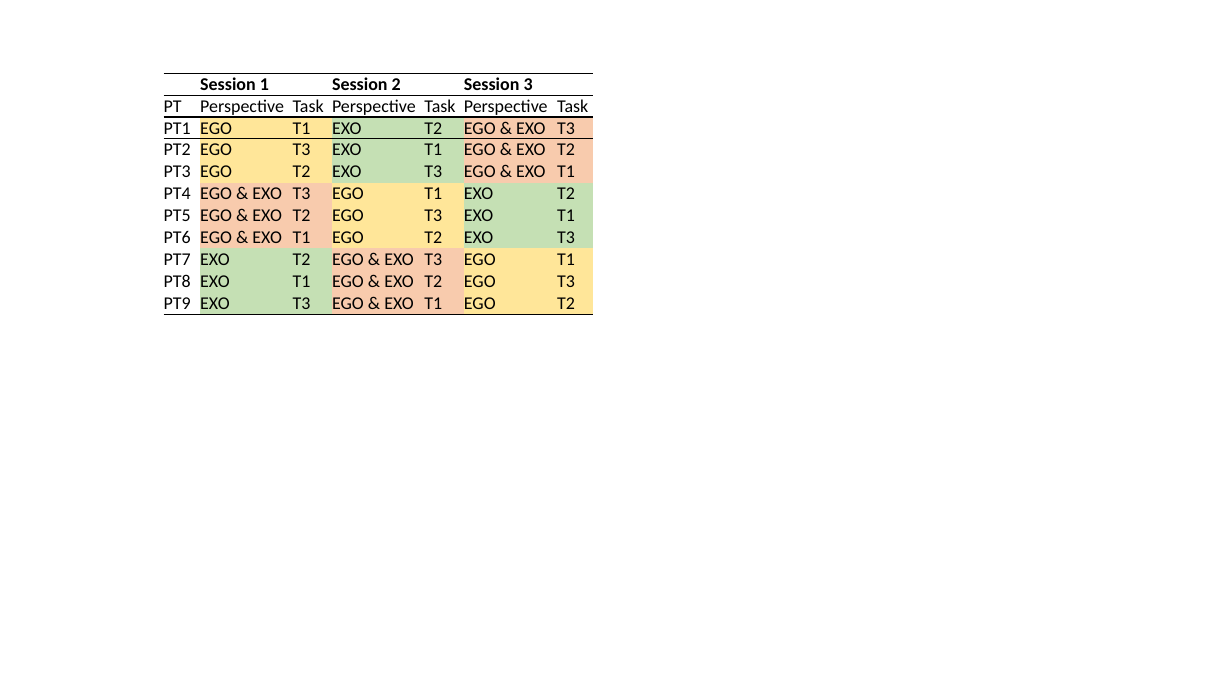
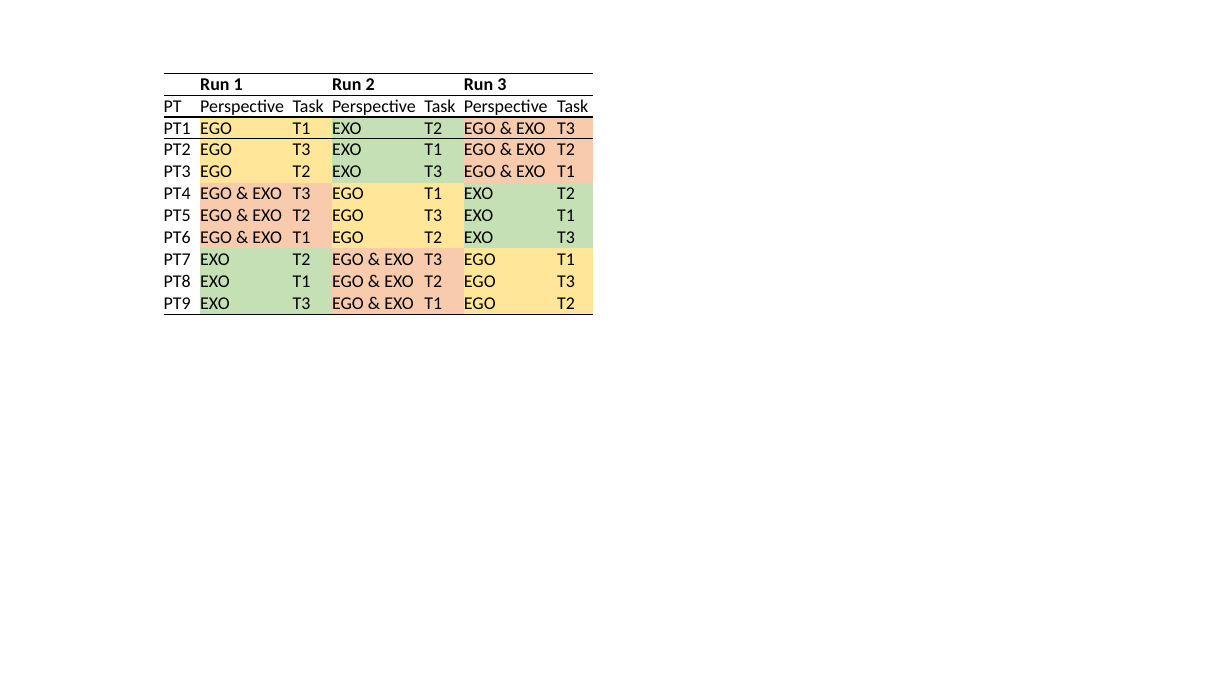
Before and after one commit to stefanfeyer/masters__thesis, a slide deck: slide 5 of figures/thesis_renderer.pptx. Drawn at 1232x693 pixels with LibreOffice and Linux fonts; fonts in the diff are those of the drawing. Boxes give left, top, right and bottom in pixels: in the first picture for what was removed or moved away, otherwise in the second. Text is boxed around its words. In the diff, an @@ line names an element or a change of style, - is before the commit and + after.

```diff
--- a/figures/thesis_renderer.pptx
+++ b/figures/thesis_renderer.pptx
@@ table at bbox=[164, 73, 593, 313] @@
-row 1:  | Session 1 |  | Session 2 |  | Session 3 | 
+row 1:  | Run 1 |  | Run 2 |  | Run 3 | 
```
Also in this commit, not shown: 3 other slides changed, 22 other files.
